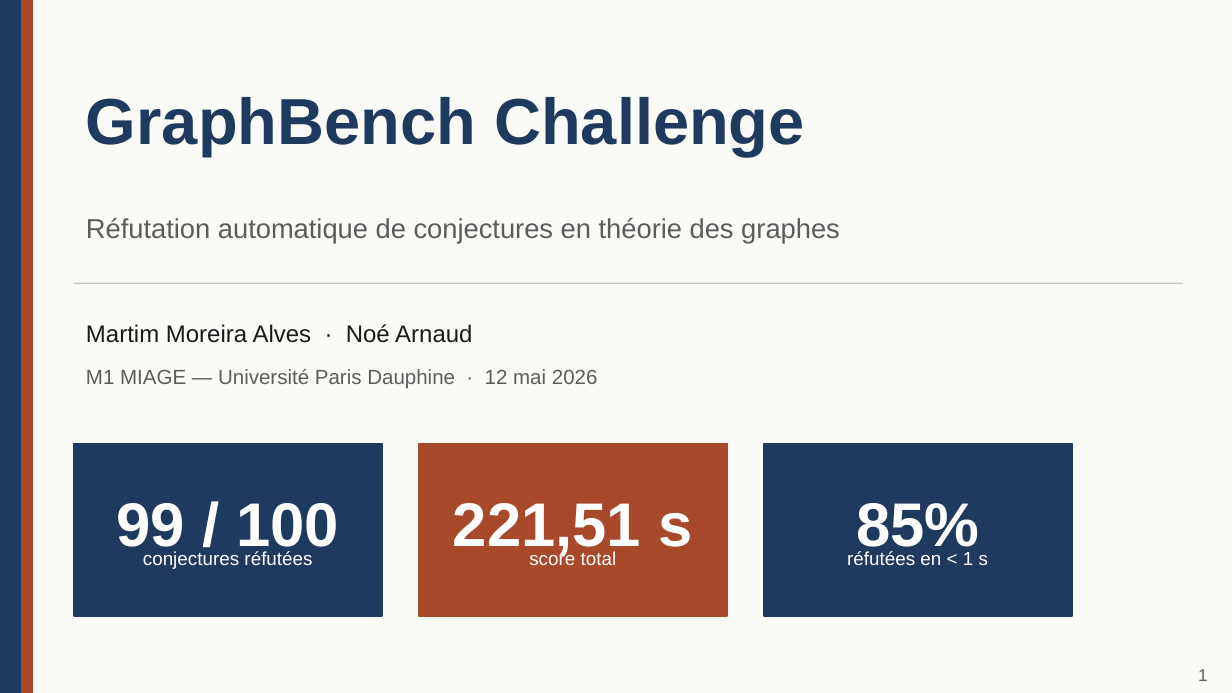
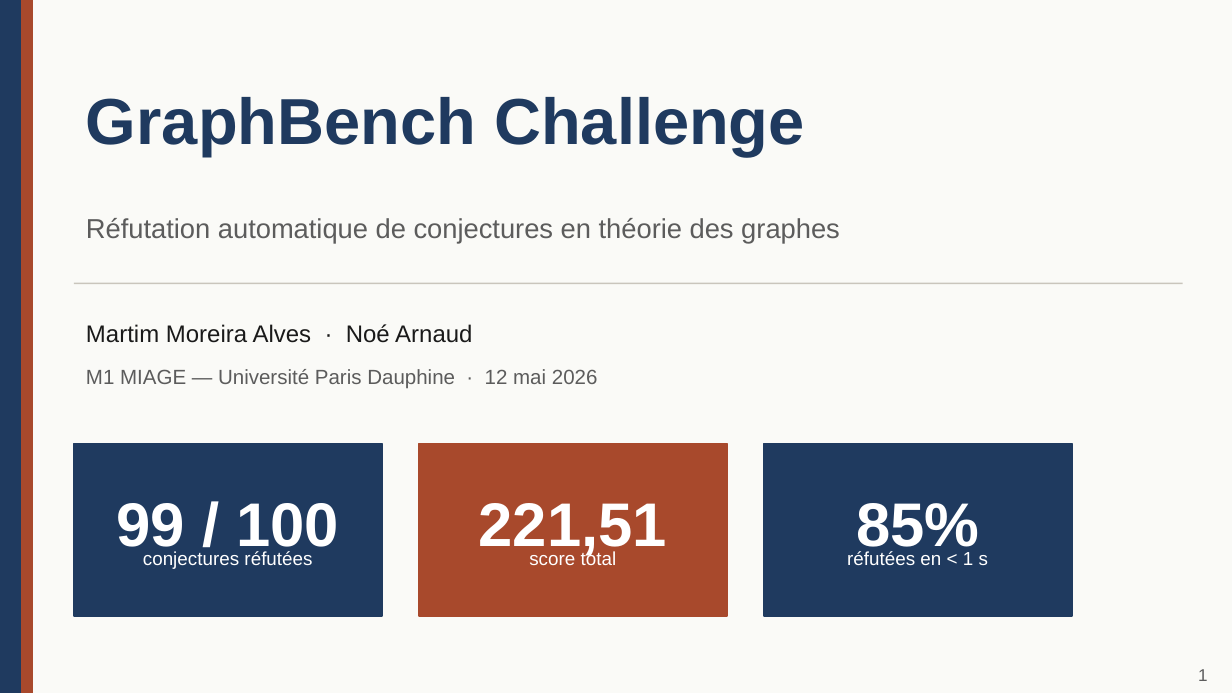
Before and after one commit to AlvesMartim/OC_Graph, a slide deck: slide 1 of PPT Rapport.pptx. Drawn at 1232x693 pixels with LibreOffice and Linux fonts; fonts in the diff are those of the drawing. Boxes give left, top, right and bottom in pixels: in the first picture for what was removed or moved away, otherwise in the second. Text is boxed around its words. In the diff, an @@ line names an element or a change of style, - is before the commit and + after.

```diff
--- a/PPT Rapport.pptx
+++ b/PPT Rapport.pptx
@@ text at (x1=479, y1=503, x2=667, y2=558): text changed @@
-221,51 s
+221,51
```
Also in this commit, not shown: 1 other slide changed.
